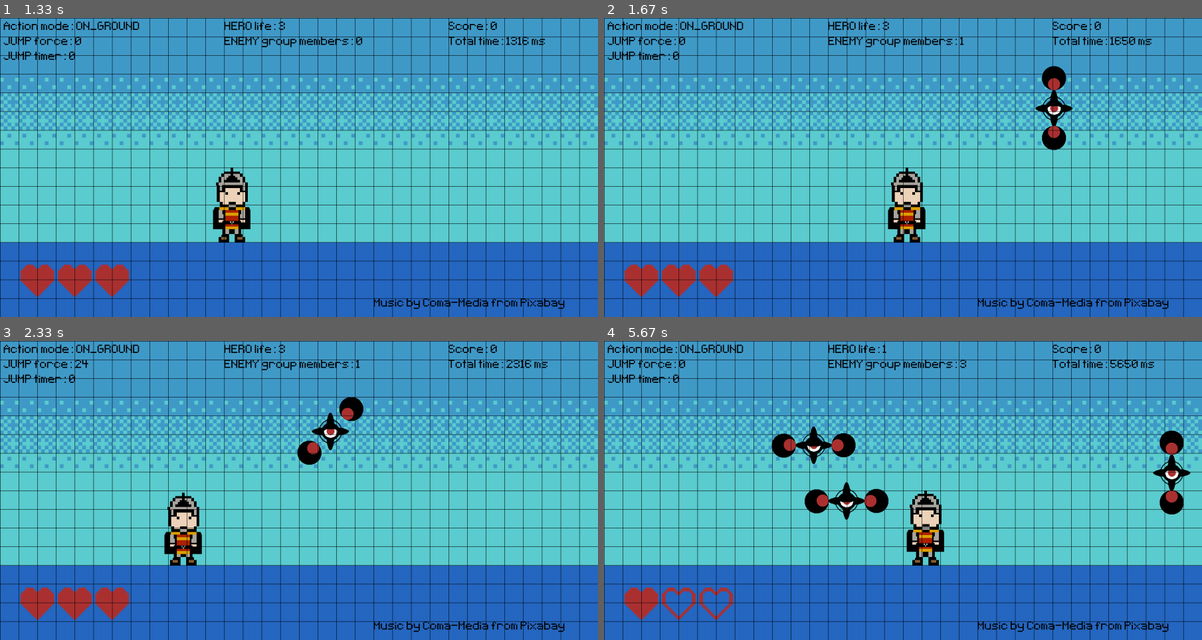
Above: before the commit, frames 1-4 (two rows, left to right).
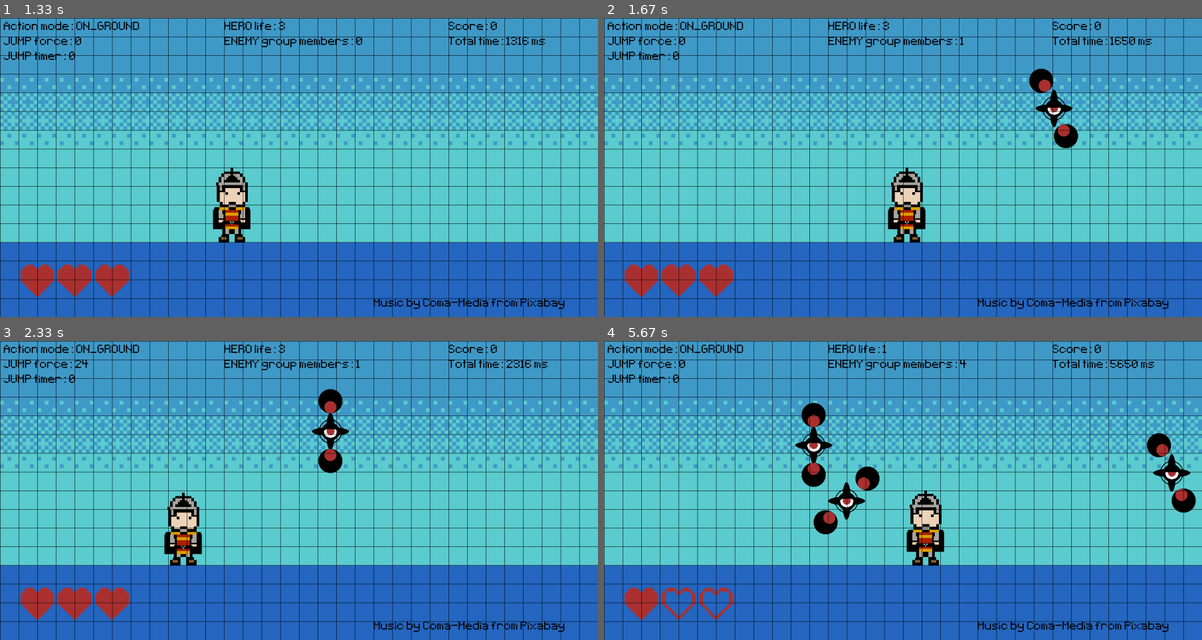
Above: after the commit, the same moments.

Repository: alo40/pygame_pininos
Game: pygame game, started from pininos_main.py
Two runs of this game, one before a commit and one after it. Both use one fixed random seed, a clock stepped at 60 frames per second and the inputs below.
Inputs:
- Up to frame 1 (1.33 s): tap Space at 0.33 s; hold Right 0.67-1.13 s; hold Right from 1.17 s (still down)
- Up to frame 2 (1.67 s): release Right at 1.63 s
- Up to frame 3 (2.33 s): hold Left 1.67-2.2 s; hold Down from 2.23 s (still down)
- Up to frame 4 (5.67 s): release Down at 2.53 s; hold Left 2.57-2.97 s; hold Right 3-3.63 s; hold Down 3.67-4.03 s; hold Left 4.07-4.53 s; hold Right 4.57-5.03 s; hold Right 5.07-5.53 s; hold Left from 5.57 s (still down)

Frame 1 is identical in both runs. In frame 2, 0.8% of the frame differs, in the area x 71-80%, y 16-45%; in frame 3, 1.0%; in frame 4, 3.0%, in the area x 28-99%, y 6-65%.

Commit message:
added mask update enemy_02 (used for collision detection)

Diff:
--- a/pininos_main.py
+++ b/pininos_main.py
@@ -56,7 +56,7 @@
 # GLOBAL enemy parameters
 # ENEMY_TYPE_LIST = ['enemy_01', 'enemy_02']
 ENEMY_TYPE_LIST = ['enemy_02']
-ENEMY_ANIMATION_TIME = 200  # default 200 (in ms)
+ENEMY_ANIMATION_TIME = 400  # default 200 (in ms)
 
 ENEMY_SPAWN_TIME_DAY_1 = 1000  # default 1000
 ENEMY_MOVE_SPEED_DAY_1 = 8  # default 8
@@ -326,6 +326,9 @@
         self.movement()
         self.garbage()
 
+        # update mask
+        self.mask = pg.mask.from_surface(self.image)
+
     def movement(self):
 
         self.rect.x -= self.move_speed
@@ -343,7 +346,7 @@
     def garbage(self):
 
         # destroy enemy sprite
-        if self.rect.x < -100:
+        if self.rect.x < -500:
             self.kill()
 
 
